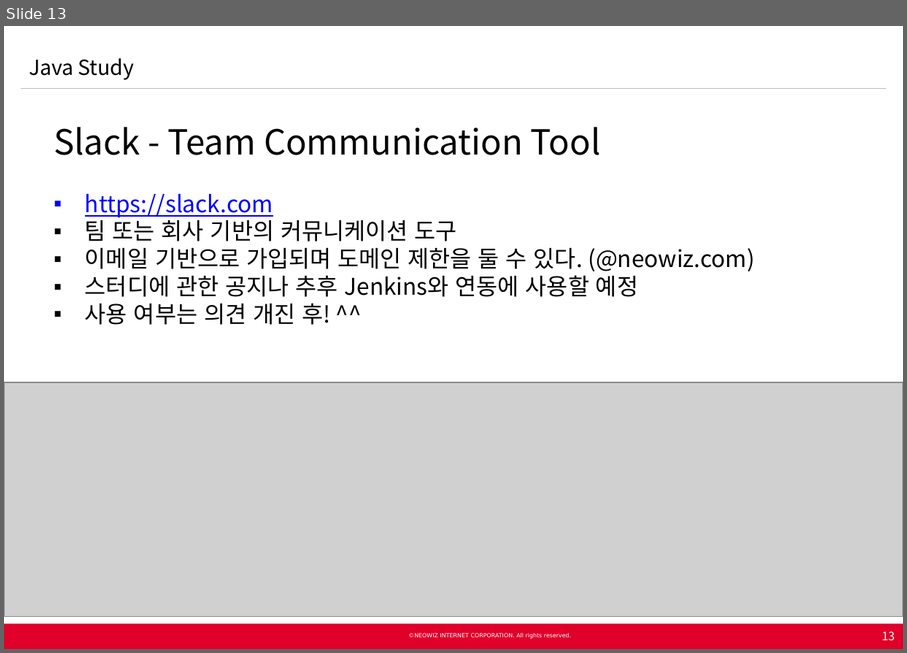
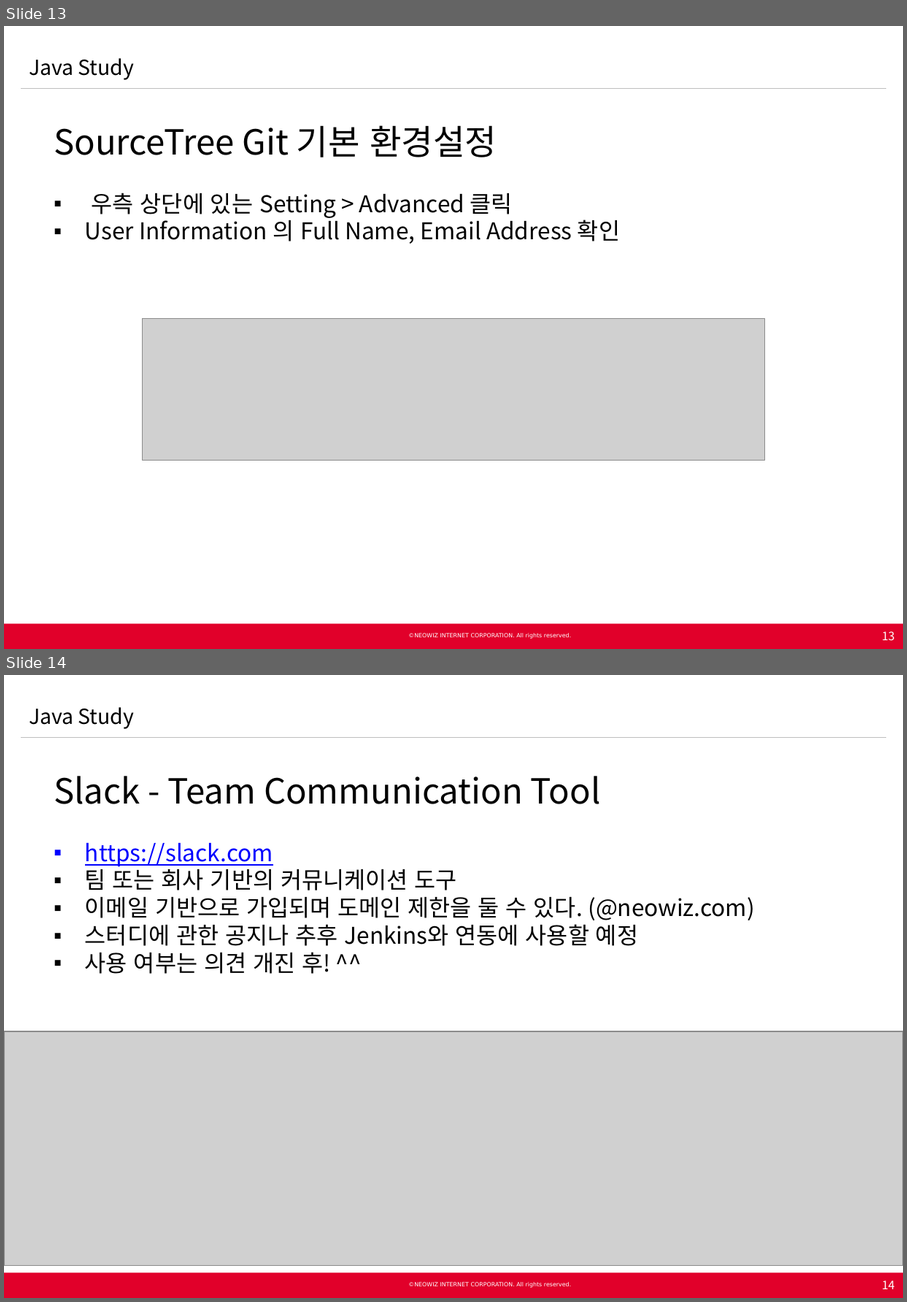
Before and after one commit to Neowizen/JavaStudy, a slide deck: Document/[2015.02.11] Java Study 0차.pptx. Shown one above the other, each under a label of ours: slide 13 before the commit, slides 13 and 14 after it. The pictures are 907x653 and 907x1302 pixels, drawn with LibreOffice and Linux fonts; fonts in the diff are those of the drawing; grey boxes stand for pictures; background and template pictures are left out. Boxes give left, top, right and bottom in pixels: in the first picture for what was removed or moved away, otherwise in the second. Text is boxed around its words. In the diff, an @@ line names an element or a change of style, - is before the commit and + after.

```diff
--- a/Document/[2015.02.11] Java Study 0차.pptx
+++ b/Document/[2015.02.11] Java Study 0차.pptx
@@ slide 13 added at box(4, 26, 903, 649), background #FFFFFF; not listed: 5 template elements that a slide beside it also shows @@
@@ text added at box(29, 58, 135, 80), 18 pt, text #000000 @@
+Java Study
@@ text added at box(54, 125, 620, 244), 20 pt, text #000000 @@
+  SourceTree Git 기본 환경설정
+  ▪ 우측 상단에 있는 Setting > Advanced 클릭
+  ▪ User Information 의 Full Name, Email Address 확인
@@ picture added at box(143, 318, 765, 460) @@
@@ page number added at box(882, 631, 895, 640), 10 pt, text #FFFFFF @@
+13
@@ what was slide 13 is now slide 14 @@
@@ page number at box(882, 1280, 895, 1289): text changed @@
-13
+14
```
Also in this commit, not shown: 1 slide changed.
